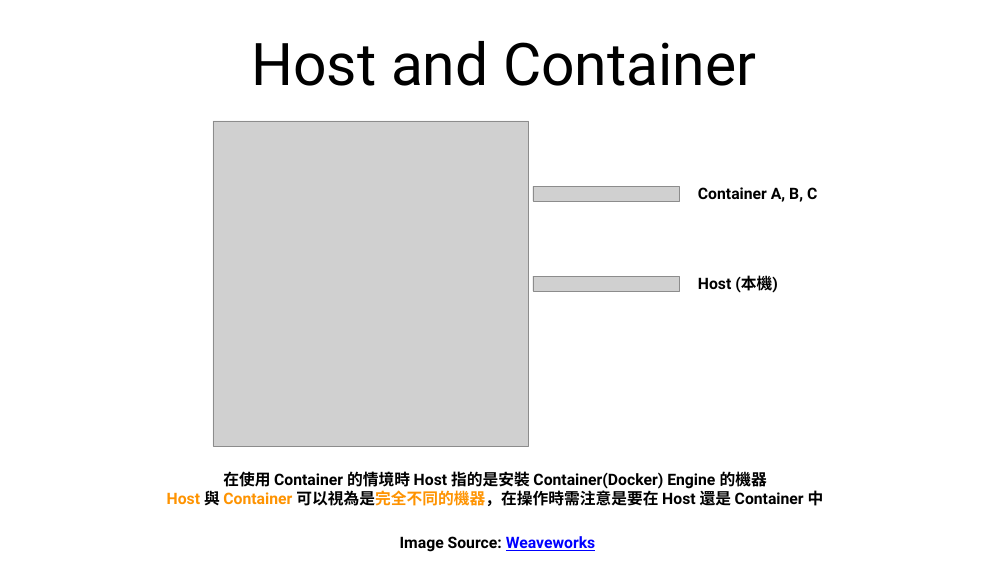
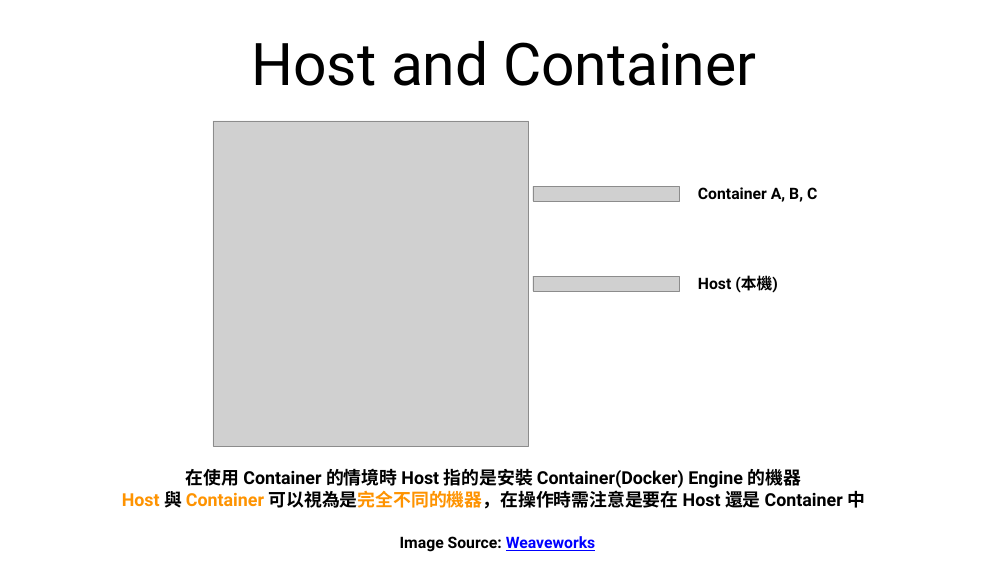
Before and after one commit to cathaylife-devops/docker-tutorial, a slide deck: slide 8 of docker-tutorial.pptx (slide 7 before the commit). Drawn at 1008x567 pixels with LibreOffice and Linux fonts; fonts in the diff are those of the drawing; grey boxes stand for pictures. Boxes give left, top, right and bottom in pixels: in the first picture for what was removed or moved away, otherwise in the second. Text is boxed around its words. In the diff, an @@ line names an element or a change of style, - is before the commit and + after.

```diff
--- a/docker-tutorial.pptx
+++ b/docker-tutorial.pptx
@@ text "在使用 Container 的情境時 Host 指的是安裝 ...": place and size @@
-text "在使用 Container 的情境時 Host 指的是安裝 ..." at (167,469,824,509)
+text "在使用 Container 的情境時 Host 指的是安裝 ..." at (122,469,865,512)
@@ text "在使用 Container 的情境時 Host 指的是安裝 ..." at (122,469,865,512): size 30 to 34 pt @@
```
Also in this commit, not shown: 15 other slides changed, 2 slides added, 2 other files.
